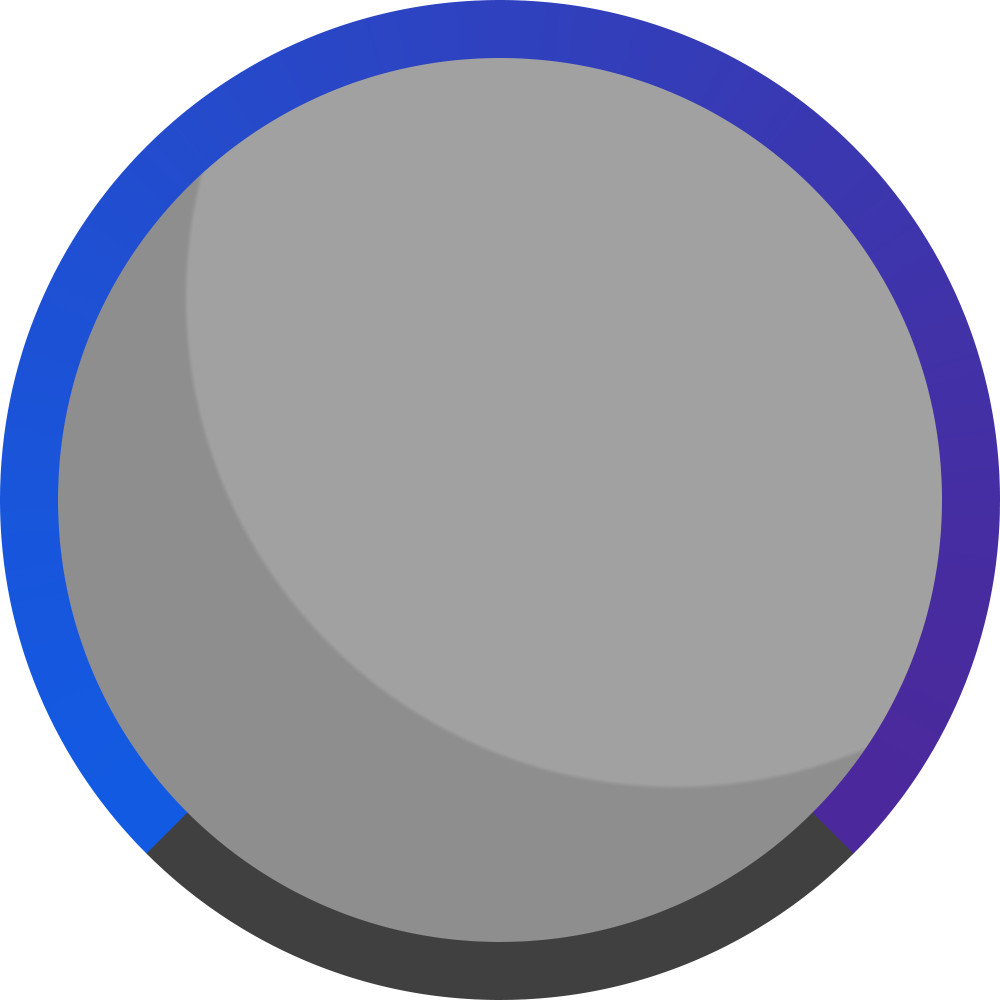
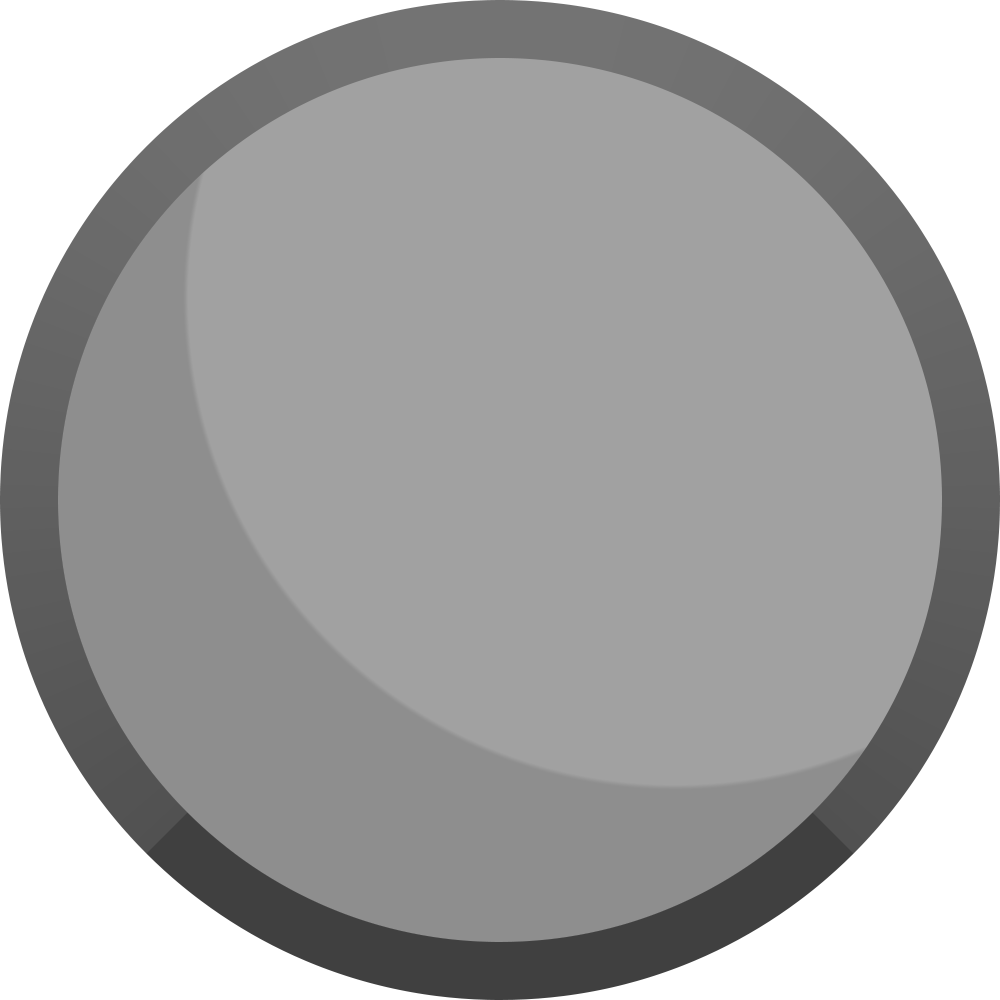
Revision of a layered 1000px x 1000px image; what changed, layer by layer:
hid group "GRADIENT COOL" (3 layers) over [0, 0, 1000, 854]
showed group "GRADIENT" (3 layers) over [0, 0, 1000, 854]
